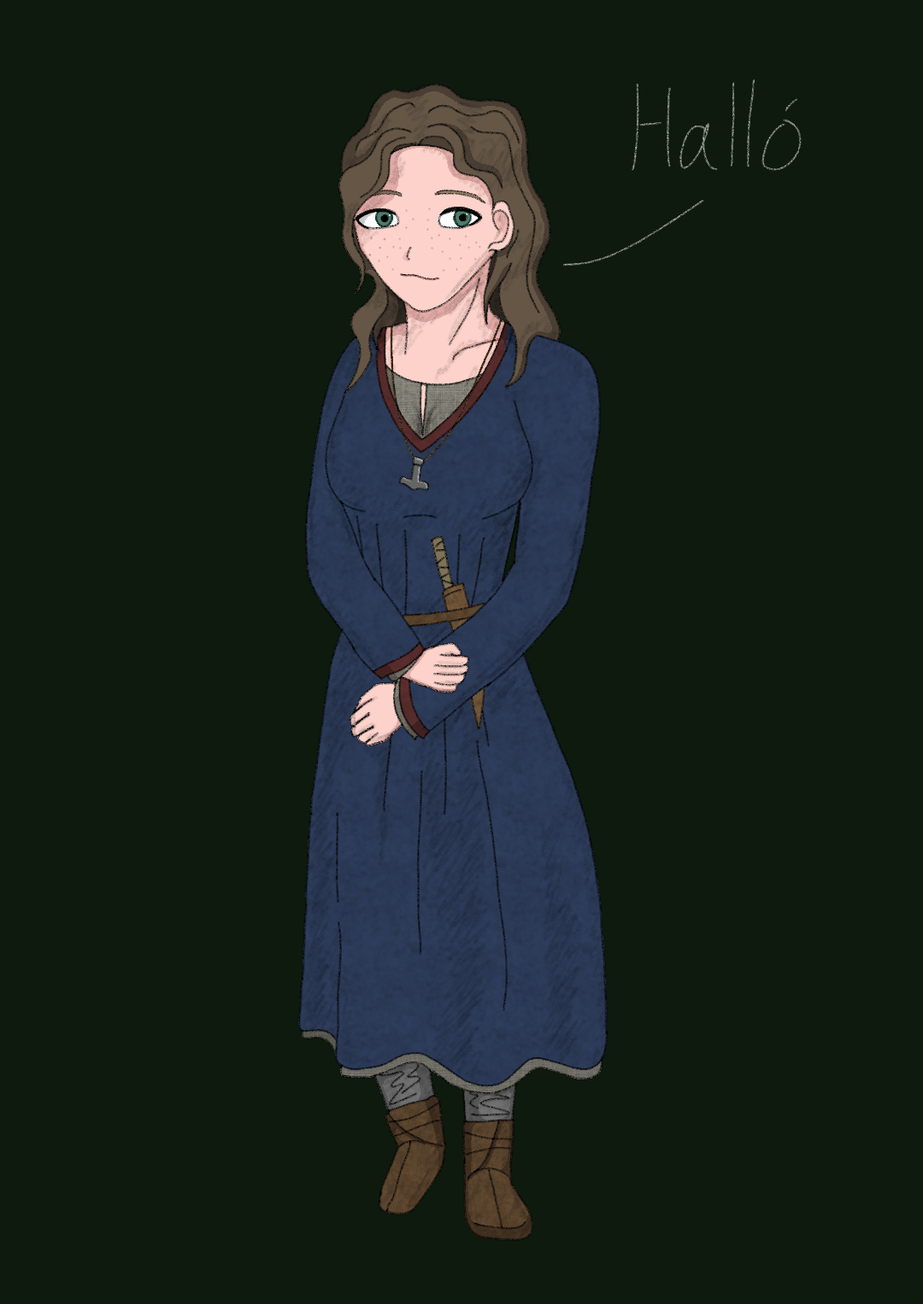
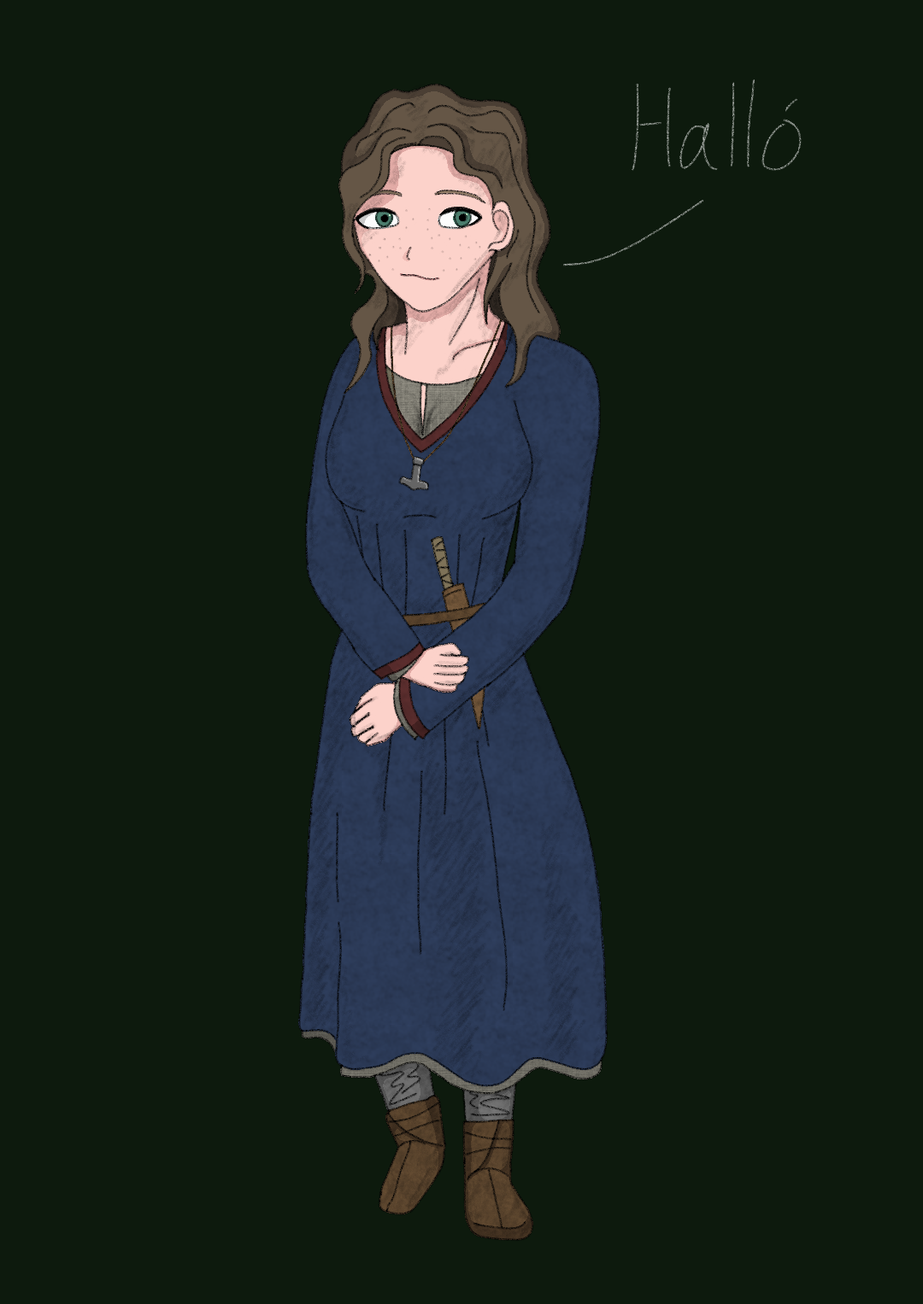
Comparing the layer stacks of the two (923, 1304) images. Changes:
painted on "color" over <box>359,207,394,215</box>
